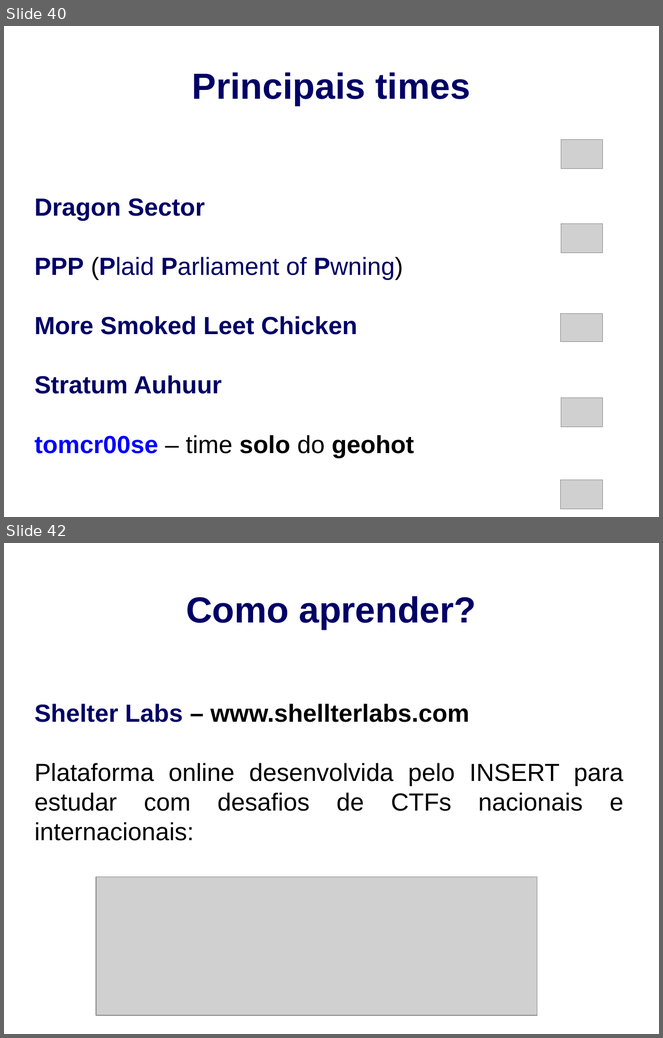
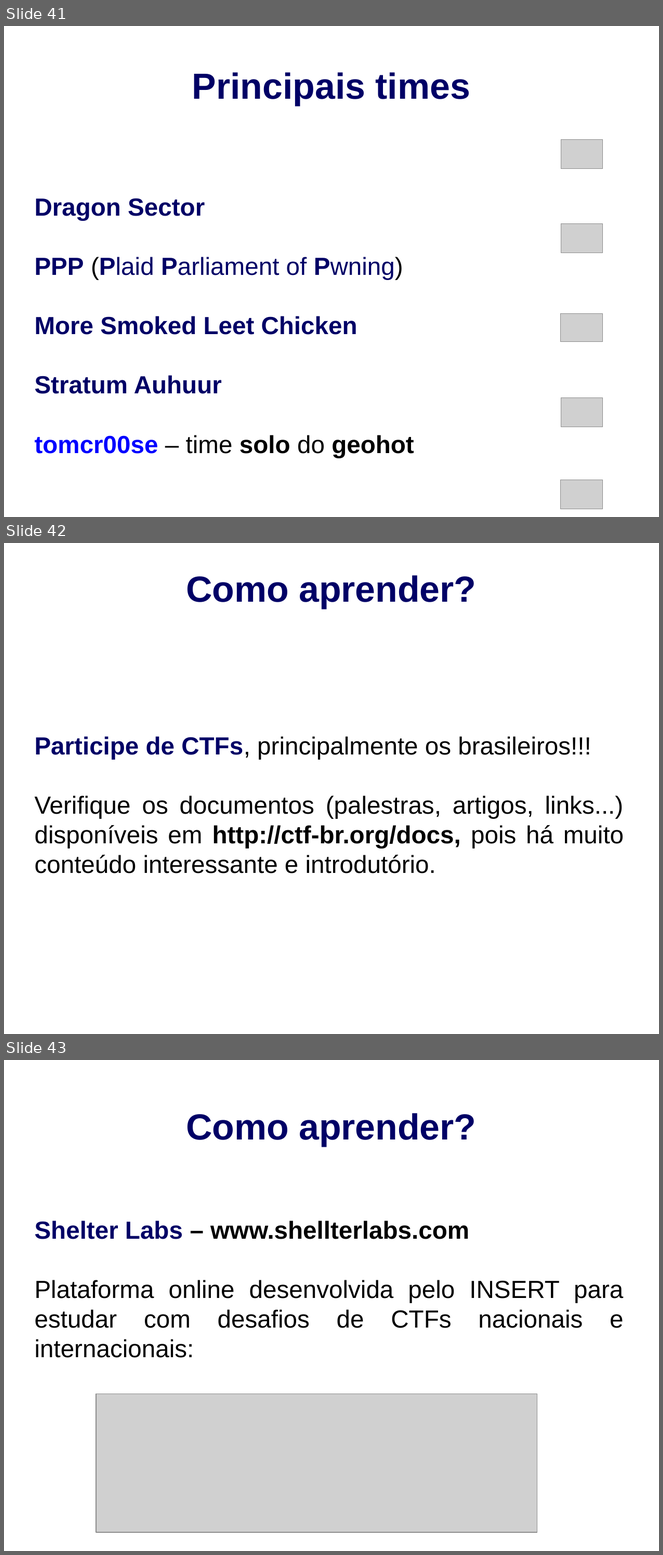
Before and after one commit to ctf-br/kit-palestrante, a slide deck: Versão Full/Palestra Full.odp. Shown one above the other, each under a label of ours: slides 40 and 42 before the commit, slides 41, 42 and 43 after it; the slides between them are not shown. The pictures are 663x1038 and 663x1555 pixels, drawn with LibreOffice and Linux fonts; fonts in the diff are those of the drawing; grey boxes stand for pictures. Boxes give left, top, right and bottom in pixels: in the first picture for what was removed or moved away, otherwise in the second. Text is boxed around its words. In the diff, an @@ line names an element or a change of style, - is before the commit and + after.

```diff
--- a/Versão Full/Palestra Full.odp
+++ b/Versão Full/Palestra Full.odp
@@ slide 42 added at (4, 543, 659, 1034), background #FFFFFF @@
@@ title added at (186, 575, 476, 609), 44 pt, text #000066, bold @@
+Como aprender?
@@ subtitle added at (35, 736, 624, 874), 30 pt, text #000000 @@
+Participe de CTFs, principalmente os brasileiros!!!
+Verifique os documentos (palestras, artigos, links...) disponíveis em http://ctf-br.org/docs, pois há muito conteúdo interessante e introdutório.
@@ what was slide 40 is now slide 41 @@
@@ what was slide 42 is now slide 43 @@
```
Also in this commit, not shown: 3 slides changed, 1 other slide added, 1 slide removed, 2 other files.
